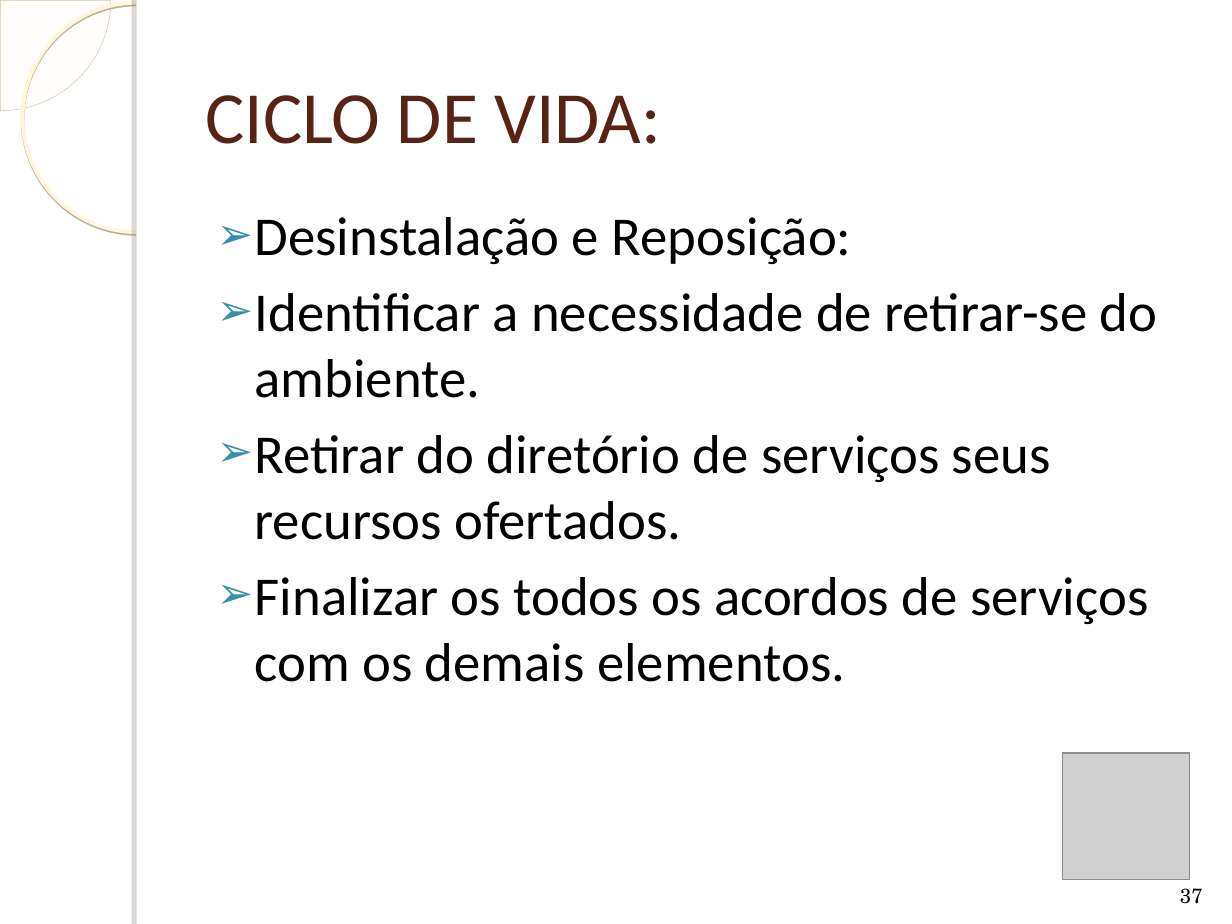
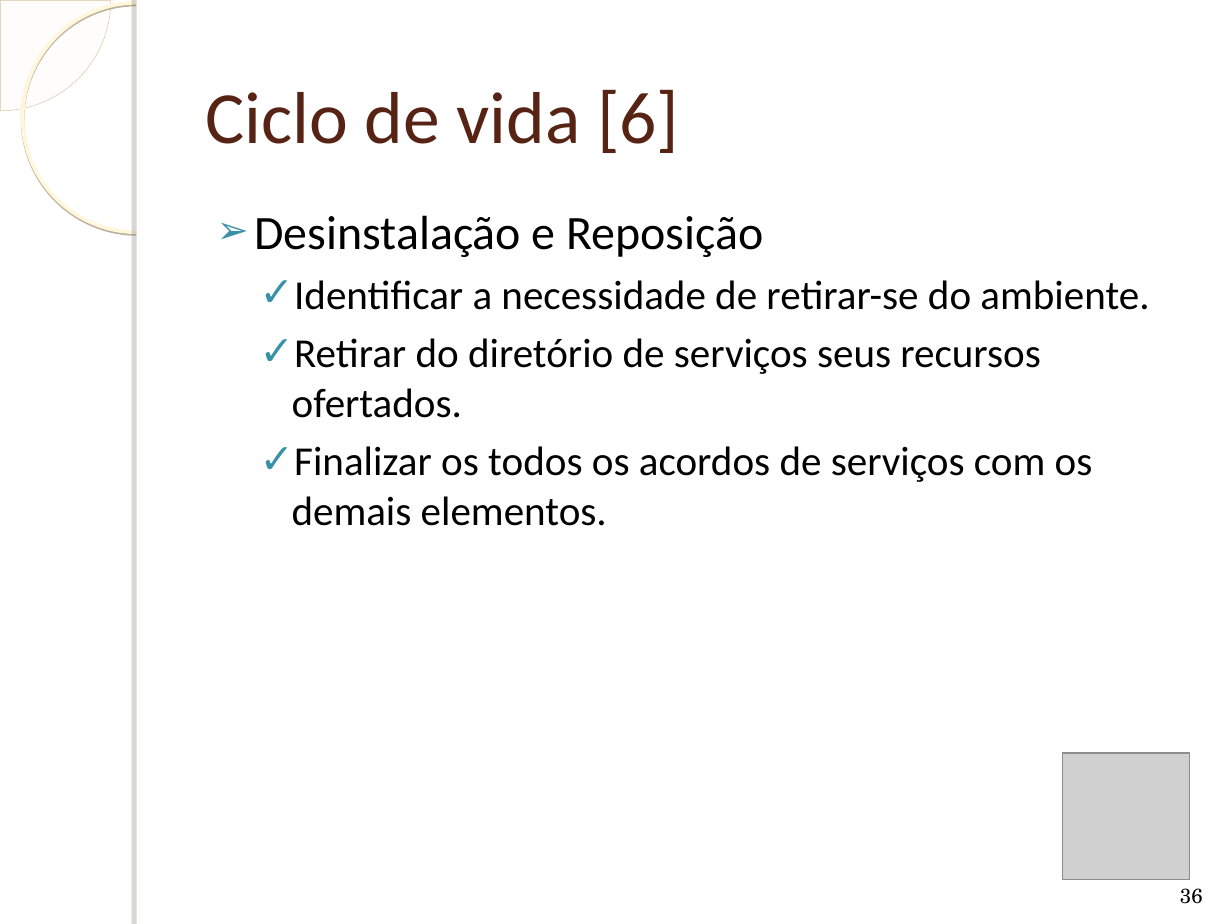
Before and after one commit to humbertogaliza/relatorio-mob655, a slide deck: slide 36 of Apresentação Redes Autonômicas.ppt (slide 37 before the commit). Drawn at 1232x924 pixels with LibreOffice and Linux fonts; fonts in the diff are those of the drawing; grey boxes stand for pictures; background and template pictures are left out. Boxes give left, top, right and bottom in pixels: in the first picture for what was removed or moved away, otherwise in the second. Text is boxed around its words. In the diff, an @@ line names an element or a change of style, - is before the commit and + after.

```diff
--- a/Apresentação Redes Autonômicas.ppt
+++ b/Apresentação Redes Autonômicas.ppt
@@ title at (205,89,679,153): text changed @@
-CICLO DE VIDA:
+Ciclo de vida [6]
@@ text at (255,215,764,257): text changed; size 32 to 28 pt @@
-➢ Desinstalação e Reposição:
+➢ Desinstalação e Reposição
@@ text at (292,280,1149,526): size 32 to 24 pt in "Identificar a necessidade de retirar-se do ambiente.", "Retirar do diretório de serviços seus recursos ...", "Finalizar os todos os acordos de serviços ..."; bullet ➢ to ✓; list level 1 to 2 in "Identificar a necessidade de retirar-se ..."; list level 1 to 2 in "Retirar do diretório de serviços ..."; list level 1 to 2 in "Finalizar os todos os acordos ..." @@
@@ page number at (1180,888,1203,904): text changed @@
-37
+36
```
Also in this commit, not shown: 18 other slides changed, 3 slides added, 3 slides removed, 2 other files.
